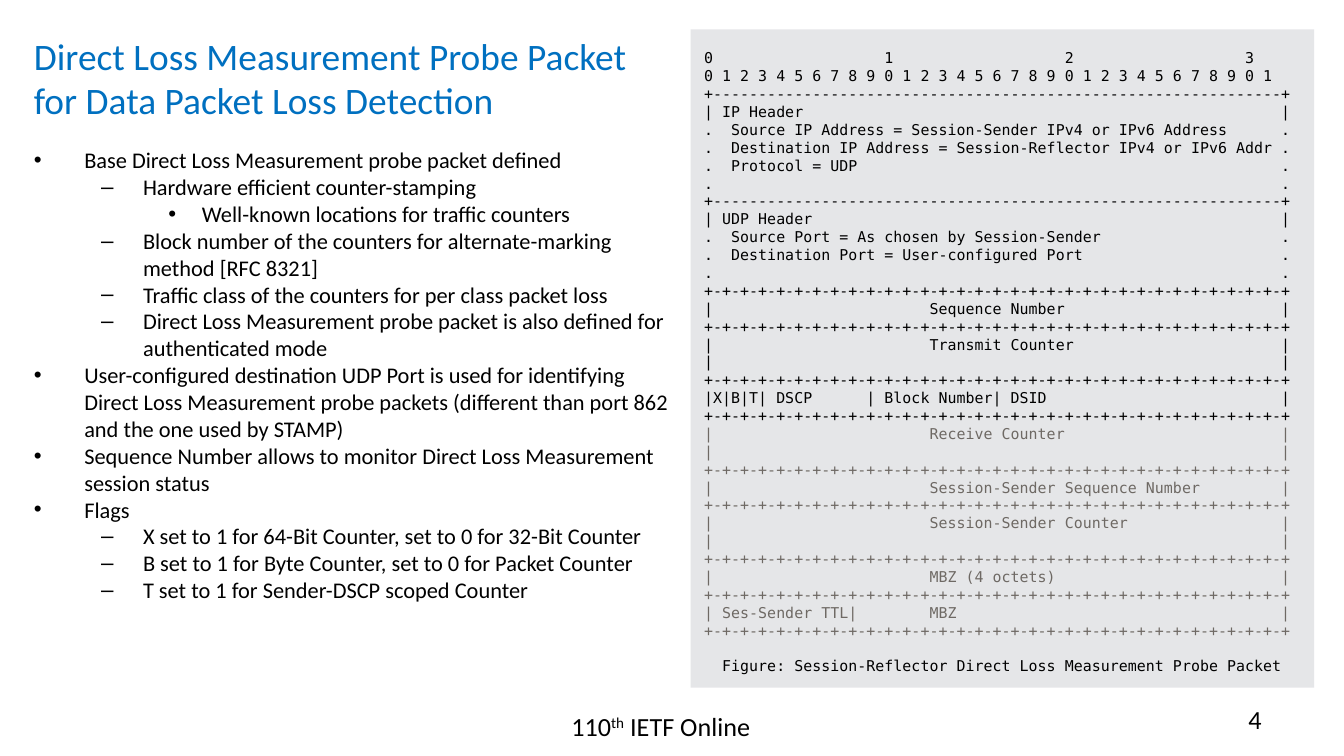
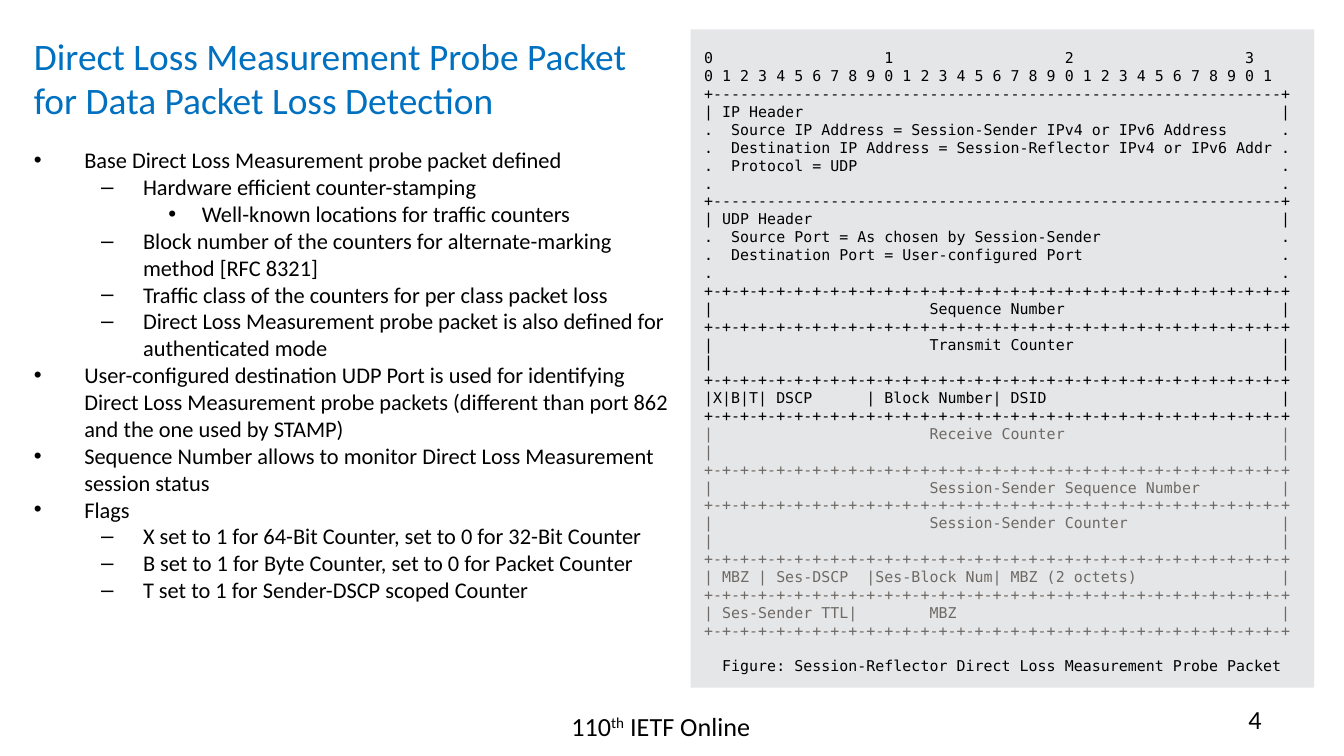
Before and after one commit to rakgandhi/ietf-slides, a slide deck: slide 4 of draft-gandhi-ippm-simple-direct-loss-00.pptx. Drawn at 1344x756 pixels with LibreOffice and Linux fonts; fonts in the diff are those of the drawing. Boxes give left, top, right and bottom in pixels: in the first picture for what was removed or moved away, otherwise in the second. Text is boxed around its words. In the diff, an @@ line names an element or a change of style, - is before the commit and + after.

```diff
--- a/draft-gandhi-ippm-simple-direct-loss-00.pptx
+++ b/draft-gandhi-ippm-simple-direct-loss-00.pptx
@@ text in rectangle at (722,570,1137,586): text changed @@
-| MBZ (4 octets) |
+| MBZ | Ses-DSCP |Ses-Block Num| MBZ (2 octets) |
```
Also in this commit, not shown: 1 other file.
